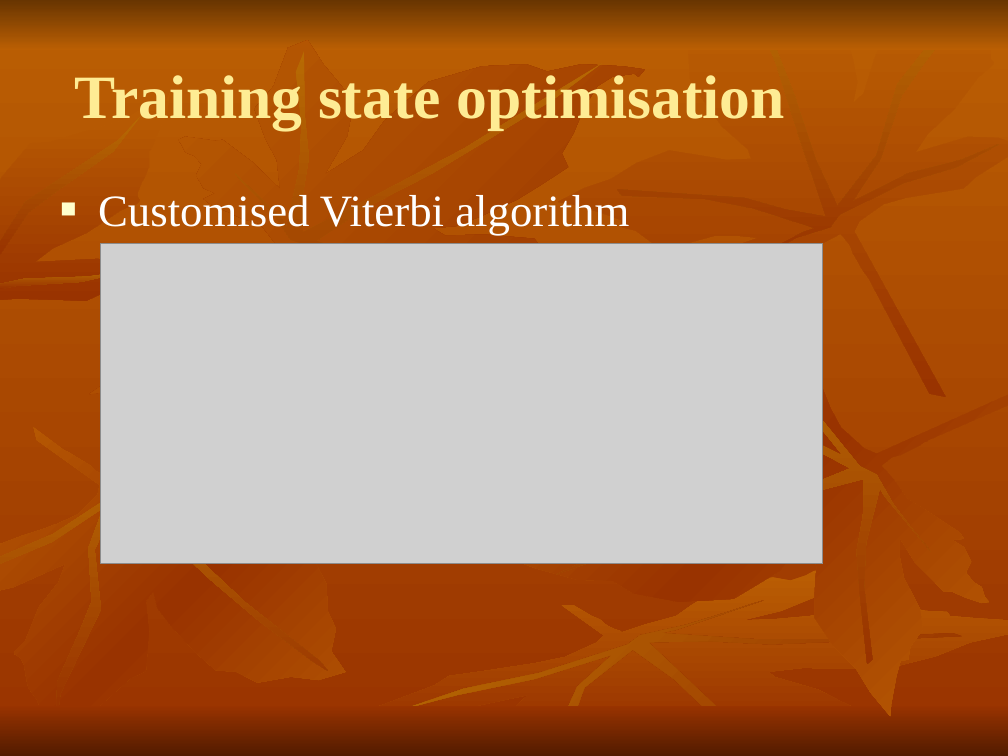
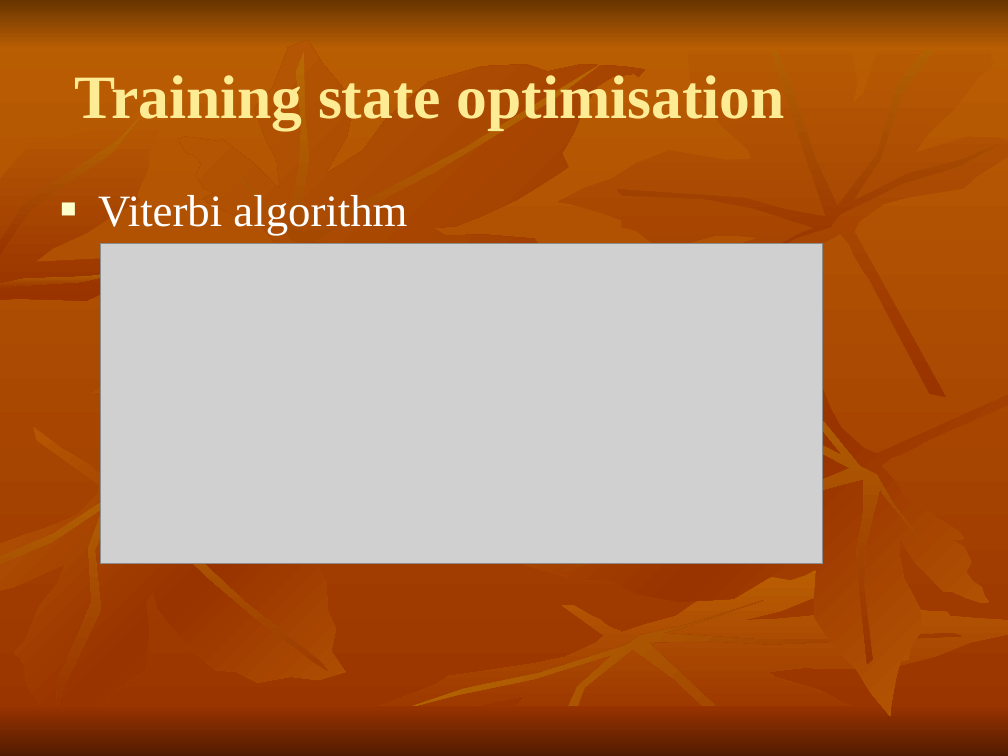
Before and after one commit to shaileshBhokare/honours, a slide deck: slide 15 of Dissertition/report/ranHonours Seminar.ppt (slide 18 before the commit). Drawn at 1008x756 pixels with LibreOffice and Linux fonts; fonts in the diff are those of the drawing; grey boxes stand for pictures. Boxes give left, top, right and bottom in pixels: in the first picture for what was removed or moved away, otherwise in the second. Text is boxed around its words. In the diff, an @@ line names an element or a change of style, - is before the commit and + after.

```diff
--- a/Dissertition/report/ranHonours Seminar.ppt
+++ b/Dissertition/report/ranHonours Seminar.ppt
@@ text at (98, 195, 407, 235): text changed @@
-■ Customised Viterbi algorithm
+■ Viterbi algorithm
```
Also in this commit, not shown: 9 other slides changed, 3 slides removed.
